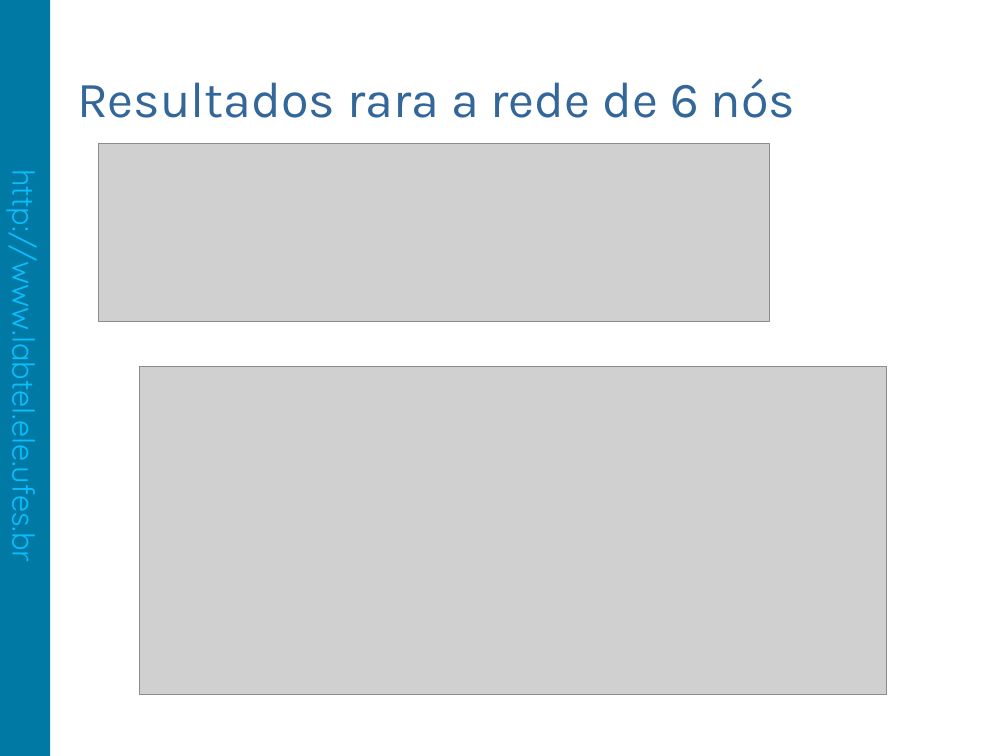
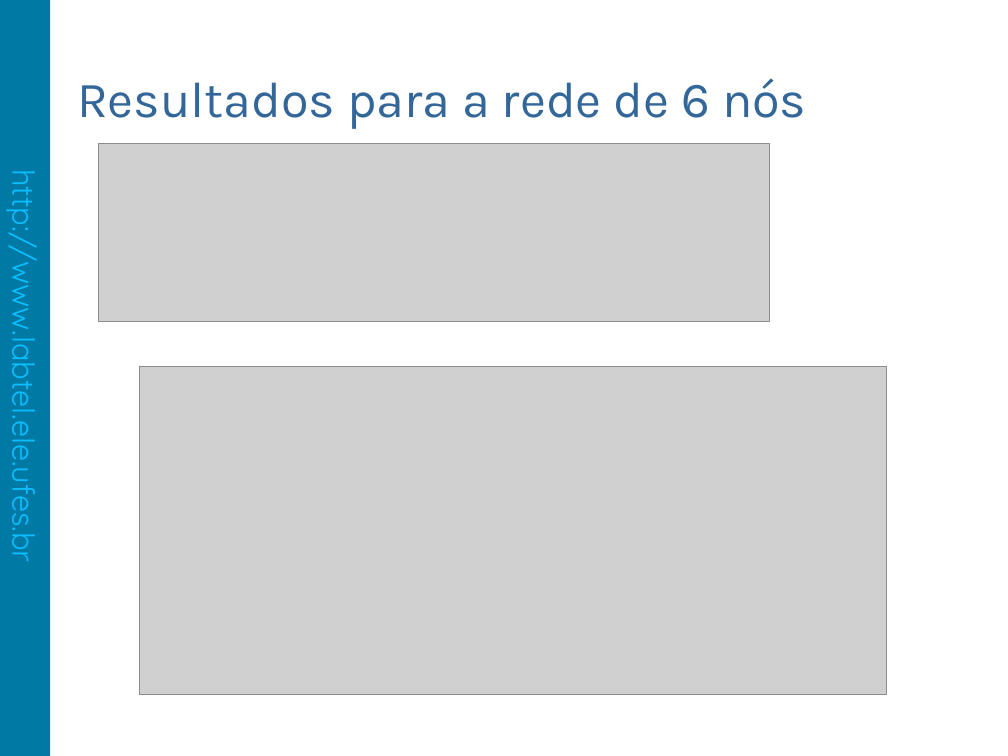
Before and after one commit to fabiolimath/twa, a slide deck: slide 16 of sbpo09/trunk/apresentacao/SBPO2009.TC9-OC.55711.FabioLima.odp (slide 15 before the commit). Drawn at 1008x756 pixels with LibreOffice and Linux fonts; fonts in the diff are those of the drawing; grey boxes stand for pictures; background and template pictures are left out. Boxes give left, top, right and bottom in pixels: in the first picture for what was removed or moved away, otherwise in the second. Text is boxed around its words. In the diff, an @@ line names an element or a change of style, - is before the commit and + after.

```diff
--- a/sbpo09/trunk/apresentacao/SBPO2009.TC9-OC.55711.FabioLima.odp
+++ b/sbpo09/trunk/apresentacao/SBPO2009.TC9-OC.55711.FabioLima.odp
@@ title at (77,78,806,129): text changed @@
-Resultados rara a rede de 6 nós
+Resultados para a rede de 6 nós
```
Also in this commit, not shown: 10 other slides changed, 1 slide added, 2 other files.
